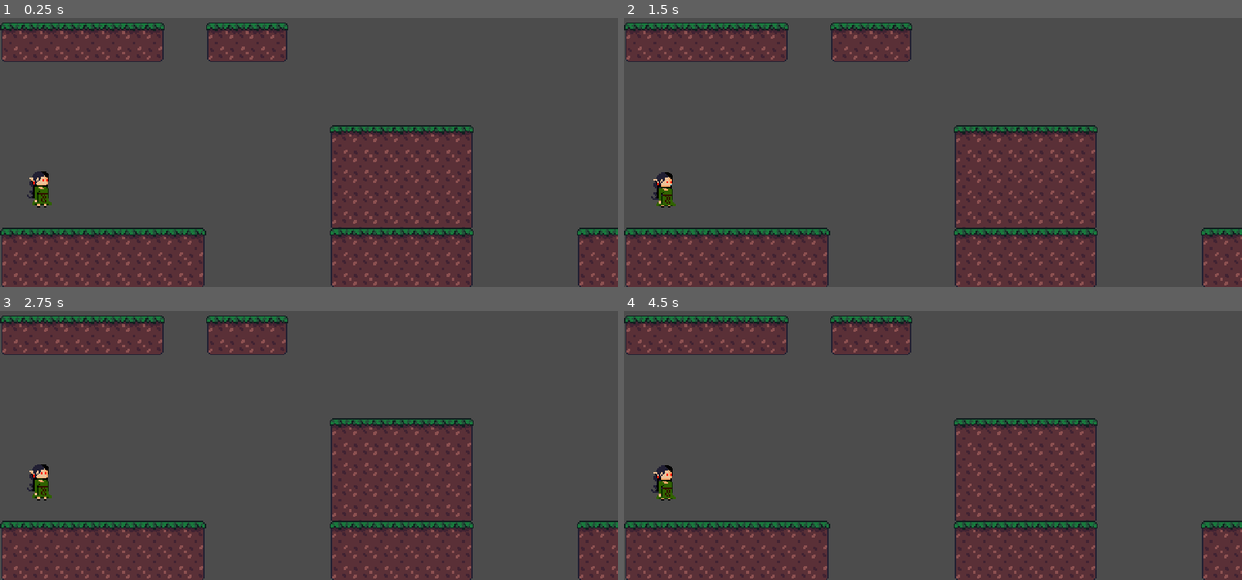
Above: before the commit, frames 1-4 (two rows, left to right).
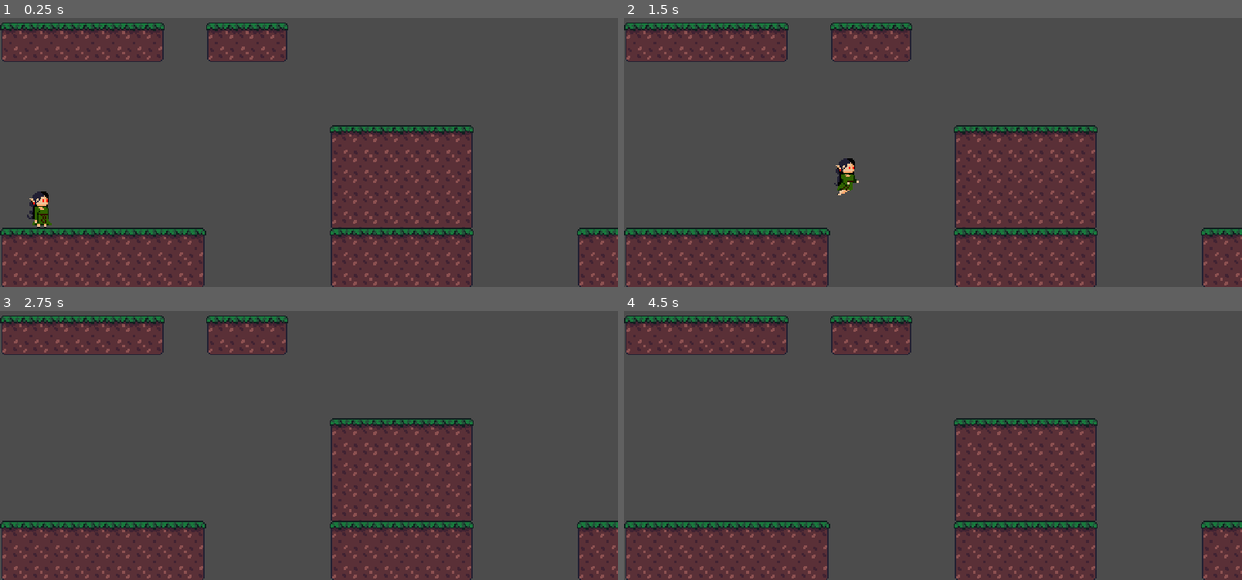
Above: after the commit, the same moments.

Repository: Espetinho-de-Legumes/Lia-na-Floresta-Magica
Game: Godot game, scene res://scenes/Playground.tscn
The game is run twice, just before and just after one commit, with the same random seed, the same clock (stepped at 60 frames per second) and the same inputs.
Inputs:
- Up to frame 1 (0.25 s): no input
- Up to frame 2 (1.5 s): hold S (Fall) 0.53-1.28 s; hold D (right) from 0.53 s (still down); tap Space (jump) at 0.77, 0.8, 1.07, 1.35 s
- Up to frame 3 (2.75 s): tap Space (jump) at 1.52, 1.82, 2.3 s; tap S (Fall) at 1.55 s; release D (right) at 2.03 s; hold A (left) from 2.03 s (still down); hold S (Fall) from 2.03 s (still down)
- Up to frame 4 (4.5 s): release A (left) at 2.78 s; release S (Fall) at 2.78 s; hold D (right) 2.78-4.28 s; tap S (Fall) at 2.85, 4.35 s; tap Space (jump) at 3.02, 3.32, 3.6, 3.77, 4.07, 4.25 s; tap Enter at 3.5 s; hold A (left) from 4.28 s (still down)

The runs differ from the first frame. In frame 1, 0.6% of the frame differs, in the area x 4-9%, y 57-78%; in frame 2, 0.7%, in the area x 4-38%, y 52-71%; in frame 3, 0.4%; in frame 4, 0.4%.
Error before the commit: Invalid call. Nonexistent function 'start' in base 'Nil'. (res://scripts/Player/Player.gd:40)

Commit message:
Modular State Machine
Finalmente consegui...

Diff:
--- a/scenes/Player.tscn
+++ b/scenes/Player.tscn
@@ -106,7 +106,7 @@
 input_1/auto_advance = false
 
 [sub_resource type="AnimationNodeBlendTree" id=14]
-graph_offset = Vector2( -881.464, 39.75 )
+graph_offset = Vector2( -512.167, 458.5 )
 "nodes/Falling Animation/node" = SubResource( 7 )
 "nodes/Falling Animation/position" = Vector2( -300, 660 )
 "nodes/Idle Animation/node" = SubResource( 8 )
@@ -122,7 +122,7 @@
 nodes/on_ground/node = SubResource( 13 )
 nodes/on_ground/position = Vector2( -60, 280 )
 nodes/output/position = Vector2( 440, 380 )
-node_connections = [ "output", 0, "ground_air_state", "on_air", 0, "Jump Animation", "on_air", 1, "Falling Animation", "on_ground", 0, "Idle Animation", "on_ground", 1, "Walk Animation", "ground_air_state", 0, "on_ground", "ground_air_state", 1, "on_air" ]
+node_connections = [ "output", 0, "ground_air_state", "ground_air_state", 0, "on_ground", "ground_air_state", 1, "on_air", "on_air", 0, "Jump Animation", "on_air", 1, "Falling Animation", "on_ground", 0, "Idle Animation", "on_ground", 1, "Walk Animation" ]
 
 [node name="Player" type="KinematicBody2D"]
 rotation = 0.00246024
@@ -134,7 +134,6 @@
 texture = ExtResource( 2 )
 hframes = 5
 vframes = 5
-frame = 4
 
 [node name="CollisionArea" type="CollisionShape2D" parent="."]
 position = Vector2( 0.0049205, 1.98072 )
--- a/scripts/InterfaceState.gd
+++ b/scripts/InterfaceState.gd
@@ -5,9 +5,9 @@
 
 signal finished(nextState)
 
-var actor
+var actor:KinematicBody2D = null
 
-func _init(actor) -> void:
+func setActor(actor: KinematicBody2D) -> void:
 	self.actor = actor
 
 func enter() -> void:
@@ -24,3 +24,6 @@
 
 func physicsUpdate(delta: float) -> void:
 	return
+
+func get_name() -> String:
+	return "State"
--- /dev/null
+++ b/scripts/Player/On Air/fallingState.gd
@@ -0,0 +1,14 @@
+extends "res://scripts/Player/On Air/onAir.gd"
+# class_name falling
+
+
+func enter() -> void:
+	.enter()
+
+	if self.actor.animationTree != null:
+		self.actor.animationTree.set("parameters/on_air/current", 1)
+
+	print("Falling State")
+
+func get_name() -> String:
+	return "falling"
--- /dev/null
+++ b/scripts/Player/On Air/jumpState.gd
@@ -0,0 +1,33 @@
+extends "res://scripts/Player/On Air/onAir.gd"
+# class_name jumping
+
+var inAirTime: float = 0.0
+
+func enter() -> void:
+	.enter()
+
+	if self.actor.animationTree != null:
+		self.actor.animationTree.set("parameters/on_air/current", 0)
+
+	self.actor.velocity.y = self.actor.jumpForce
+	inAirTime = 0.0
+	print("Jumping State")
+
+func physicsUpdate(delta) -> void:
+	.physicsUpdate(delta)
+	inAirTime += delta * 1000.0
+
+	if self.actor.directionInput.y < 0:
+		if inAirTime < self.actor.jumpSustain:
+			self.actor.velocity.y = self.actor.jumpForce
+	elif self.actor.directionInput.y == 0:
+		inAirTime = self.actor.jumpSustain
+
+	if self.actor.velocity.y > 0:
+		emit_signal("finished", "falling")
+
+	if self.actor.is_on_floor() && self.actor.velocity.y >= 0.0:
+		inAirTime = 0
+
+func get_name() -> String:
+	return "jump"
--- /dev/null
+++ b/scripts/Player/On Air/onAir.gd
@@ -0,0 +1,29 @@
+extends "res://scripts/InterfaceState.gd"
+# class_name onAir
+
+
+func enter() -> void:
+	if self.actor.animationTree != null:
+		self.actor.animationTree.set("parameters/ground_air_state/current", 1)
+
+	print("On Air State")
+
+func handleInput(event: InputEvent) -> void:
+	self.actor.basicInputs()
+
+func update(delta: float) -> void:
+	if self.actor.velocity.y == 0 && self.actor.is_on_floor():
+		if self.actor.velocity.x == 0:
+			emit_signal("finished", "idle")
+		else:
+			emit_signal("finished", "walk")
+
+func physicsUpdate(delta: float) -> void:
+	self.actor.applyGravity(delta)
+
+	if self.actor.directionInput.x > 0 || self.actor.directionInput.x < 0:
+		self.actor.acelerar(delta)
+	else:
+		self.actor.desacelerar(delta)
+
+	self.actor.move()
--- a/scripts/Player/On Ground/idleState.gd
+++ b/scripts/Player/On Ground/idleState.gd
@@ -1,16 +1,29 @@
-extends "res://scripts/InterfaceState.gd"
+extends "res://scripts/Player/On Ground/onGround.gd"
+# class_name idle
+
 
 func enter() -> void:
-	return
+	.enter()
 
-func exit() -> void:
-	return
+	if self.actor.animationTree != null:
+		self.actor.animationTree.set("parameters/on_ground/current", 0)
 
-func handleInput(event: InputEvent) -> void:
-	return
+	print("IDLE State")
 
 func update(delta: float) -> void:
-	return
+	.update(delta)
 
-func physicsUpdate(delta: float) -> void:
-	return
+	if self.actor.directionInput.x > 0 || self.actor.directionInput.x < 0:
+		emit_signal("finished", "walk")
+
+	if self.actor.canJump():
+		emit_signal("finished", "jump")
+
+	# fallThroughPlataform()
+
+func physicsUpdate(delta:float) -> void:
+	.physicsUpdate(delta)
+	self.actor.desacelerar(delta)
+
+func get_name() -> String:
+	return "idle"
--- a/scripts/Player/On Ground/onGround.gd
+++ b/scripts/Player/On Ground/onGround.gd
@@ -1,12 +1,22 @@
 extends "res://scripts/InterfaceState.gd"
+# class_name onGround
 
 
 func enter() -> void:
-	self.actor.animationTree.set("parameters/ground_air_state/current", 0)
+	if self.actor.animationTree != null:
+		self.actor.animationTree.set("parameters/ground_air_state/current", 0)
+	print("On Ground State")
+
+func handleInput(event: InputEvent) -> void:
+	self.actor.basicInputs()
 
 func update(delta: float) -> void:
-	if self.actor.is_on_floor():
-		emit_signal("finished", "onAir")
+	if self.actor.velocity.y < 0:
+		emit_signal("finished", "jump")
+	elif self.actor.velocity.y > 0:
+		emit_signal("finished", "falling")
 
 func physicsUpdate(delta: float) -> void:
-	return
+	self.actor.applyGravity(delta)
+
+	self.actor.move()
--- /dev/null
+++ b/scripts/Player/On Ground/walkState.gd
@@ -0,0 +1,29 @@
+extends "res://scripts/Player/On Ground/onGround.gd"
+# class_name walk
+
+
+func enter() -> void:
+	.enter()
+
+	if self.actor.animationTree != null:
+		self.actor.animationTree.set("parameters/on_ground/current", 1)
+
+	print("Walk State")
+
+func physicsUpdate(delta: float) -> void:
+	.physicsUpdate(delta)
+	if self.actor.directionInput.x > 0 || self.actor.directionInput.x < 0:
+		self.actor.acelerar(delta)
+	else:
+		self.actor.desacelerar(delta)
+
+	if self.actor.velocity.x == 0:
+		emit_signal("finished", "idle")
+
+	if self.actor.canJump():
+		emit_signal("finished", "jump")
+
+	# self.actor.fallThroughPlataform()
+
+func get_name() -> String:
+	return "walk"
--- a/scripts/Player/Player.gd
+++ b/scripts/Player/Player.gd
@@ -3,9 +3,89 @@
 onready var animationTree: AnimationTree = get_node("AnimationTree")
 onready var sprite: Sprite = get_node("Sprite")
 
-export (float) var maxSpeed = 340.0
-export (float) var acceleration = 35.0
-export (float) var friction = -20.0
+export (float) var maxSpeed = 180.0
+export (float) var acceleration = 600.0
+export (float) var friction = -1000.0
 export (float) var gravity = 2600.0 # pixel/sec
-export (float) var jumpForce = -500.0
+export (float) var jumpForce = -300.0
 export (float) var jumpSustain = 220.0 # milisegundos
+
+var velocity := Vector2.ZERO
+var directionInput := Vector2.ZERO
+var hasFalledThrough:bool = false
+var collidingWithPlataform:bool = false
+
+func basicInputs() -> void:
+	if Input.is_action_pressed("right"):
+		directionInput.x = 1
+		sprite.flip_h = false
+
+		if friction > 0:
+			friction *= -1
+	elif Input.is_action_pressed("left"):
+		directionInput.x = -1
+		sprite.flip_h = true
+
+		if friction < 0:
+			friction *= -1
+	else:
+		directionInput.x = 0
+
+	if Input.is_action_just_pressed("jump"):
+		directionInput.y = -1
+	else:
+		directionInput.y = 0
+
+	if Input.is_action_pressed("Fall"):
+		directionInput.y = 1
+
+	if Input.is_action_just_released("jump"):
+		directionInput.y = 0
+
+func applyGravity(delta: float) -> void:
+	velocity.y += gravity * delta
+
+func move() -> void:
+	velocity = move_and_slide(velocity, Vector2.UP)
+
+func desacelerar(delta: float) -> void:
+	velocity.x += friction * delta
+
+	if (friction < 0 && velocity.x <= 0) || (friction > 0 && velocity.x >= 0):
+		velocity.x = 0
+
+		# if is_on_floor() && currentState != IDLE:
+			# emit_signal("finished")
+
+func acelerar(delta: float) -> void:
+	velocity.x += directionInput.x * acceleration * delta
+
+	if directionInput.x > 0:
+		if velocity.x >= maxSpeed:
+			velocity.x = maxSpeed
+	else:
+		if velocity.x <= -maxSpeed:
+			velocity.x = -maxSpeed
+
+func canJump() -> bool:
+	return directionInput.y < 0 && is_on_floor()
+
+func fallThroughPlataform() -> void:
+	if hasFalledThrough:
+		if !collidingWithPlataform:
+			set_collision_mask_bit(1, true)
+			hasFalledThrough = false
+			return
+
+	if canFallThrough():
+		hasFalledThrough = true
+		passThrough()
+
+func canFallThrough() -> bool:
+	return directionInput.y > 0 && is_on_floor() && !hasFalledThrough
+
+func passThrough() -> void:
+	set_collision_mask_bit(1, false)
+
+func get_name() -> String:
+	return "idle"
--- a/scripts/StateMachine.gd
+++ b/scripts/StateMachine.gd
@@ -12,18 +12,25 @@
 
 signal state_changed(currentState)
 
-export(Array, String, FILE, "*.gd") var listOfStates
+# export(Array, String, FILE, "*gd") var listOfStates setget setList
 
 var statesMap = {}
-var currentState = null
-var isActive = false setget setActive
+var currentState:Node = null
+var isActive:bool = false setget setActive
+var listOfStates = [
+	"res://scripts/Player/On Ground/idleState.gd",
+	"res://scripts/Player/On Ground/walkState.gd",
+	"res://scripts/Player/On Air/jumpState.gd",
+	"res://scripts/Player/On Air/fallingState.gd"
+]
 
 func _ready() -> void:
 	var i:int = 0
-	var initialState: Node = null
+	var initialState = null
 
 	for state in listOfStates:
-		var instanceOfState:Node = state.new(self)
+		var instanceOfState = load(state).new()
+		instanceOfState.setActor(self)
 		instanceOfState.connect("finished", self, "changeState")
 
 		if i == 0:
@@ -36,8 +43,8 @@
 
 func init(startState: Node) -> void:
 	setActive(true)
-	# currentState = get_node(startState)
-	currentState.start()
+	currentState = startState
+	currentState.enter()
 
 func setActive(value: bool) -> void:
 	isActive = value
@@ -57,10 +64,13 @@
 	currentState.physicsUpdate(delta)
 
 func changeState(newState: String) -> void:
-	if !isActive:
+	if !isActive || currentState.get_name() == newState:
 		return
 
 	currentState.exit()
 	currentState = statesMap[newState]
 	emit_signal("state_changed", currentState)
 	currentState.enter()
+
+func setList(newList) -> void:
+	listOfStates = newList
